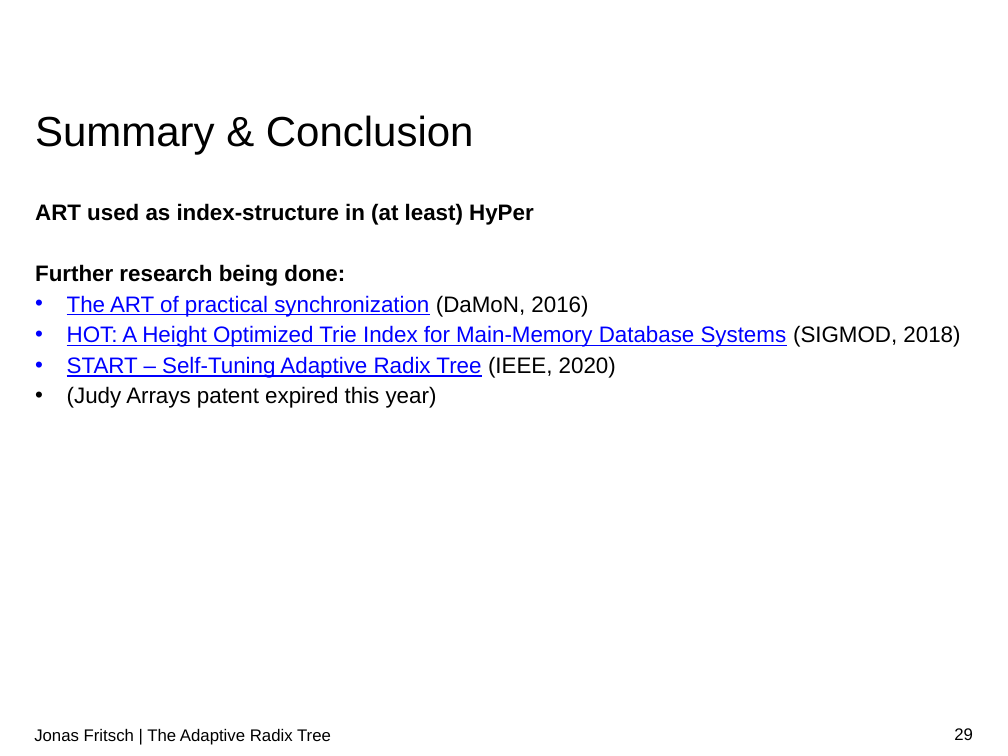
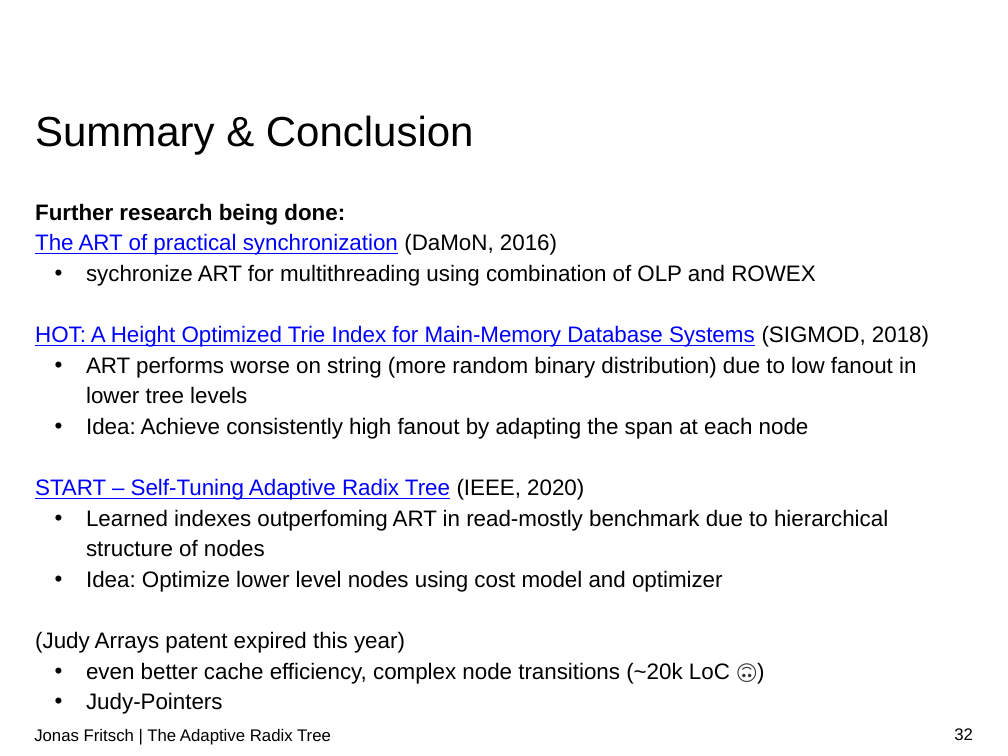
Before and after one commit to atalantus/The-Adaptive-Radix-Tree, a slide deck: slide 32 of Presentation/The Adaptive Radix Tree.pptx (slide 29 before the commit). Drawn at 1008x756 pixels with LibreOffice and Linux fonts; fonts in the diff are those of the drawing; background and template pictures are left out. Boxes give left, top, right and bottom in pixels: in the first picture for what was removed or moved away, otherwise in the second. Text is boxed around its words. In the diff, an @@ line names an element or a change of style, - is before the commit and + after.

Commit message:
Update Presentation

```diff
--- a/Presentation/The Adaptive Radix Tree.pptx
+++ b/Presentation/The Adaptive Radix Tree.pptx
@@ text at [35, 203, 534, 225]: paragraph removed @@
-ART used as index-structure in (at least) HyPer
@@ text at [35, 233, 929, 653]: bullet • to none @@
@@ text at [86, 264, 815, 286]: paragraph added @@
+  • sychronize ART for multithreading using combination of OLP and ROWEX
@@ text at [86, 356, 916, 439]: paragraphs added @@
+  • ART performs worse on string (more random binary distribution) due to low fanout in lower tree levels
+  • Idea: Achieve consistently high fanout by adapting the span at each node
@@ text at [86, 509, 888, 592]: paragraphs added @@
+  • Learned indexes outperfoming ART in read-mostly benchmark due to hierarchical structure of nodes
+  • Idea: Optimize lower level nodes using cost model and optimizer
@@ text at [86, 662, 730, 714]: paragraphs added @@
+  • even better cache efficiency, complex node transitions (~20k LoC 🙃)
+  • Judy-Pointers
@@ page number at [954, 728, 973, 740]: text changed @@
-29
+32
```
Also in this commit, not shown: 1 other slide changed, 3 slides added, 2 other files.
